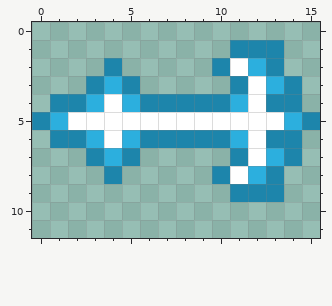
Two versions of one pixel-art sprite, Entities/Spells/Hook/Hook.png. That is the earlier state.
The file is 16x12 pixels.
The same view after the edit:
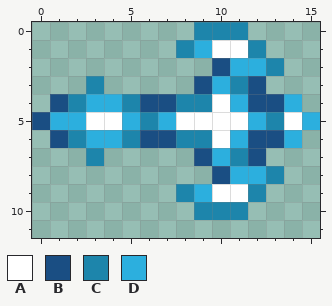
Palette (. is transparent): A #ffffff  B #1a4e83  C #1d85ab  D #2cafde
From old to new:
@@ x 0..15 @@
- 0 ................
- 1 ...........CCC..
- 2 ....C.....CADC..
- 3 ...CDC.....CADC.
- 4 .CCDADCCCCCDACC.
- 5 CDAAAAAAAAAAAADC
- 6 .CCDADCCCCCDACC.
- 7 ...CDC.....CADC.
- 8 ....C.....CADC..
- 9 ...........CCC..
-10 ................
+ 0 .........CCC....
+ 1 ........CDAAC...
+ 2 ..........BDDC..
+ 3 ...C.....BDCB...
+ 4 .BCDDCBBCCADBBD.
+ 5 BDDAADCDAAAADCAD
+ 6 .BCDDCBBCCADBBD.
+ 7 ...C.....BDCB...
+ 8 ..........BDDC..
+ 9 ........CDAAC...
+10 .........CCC....
 11 ................
